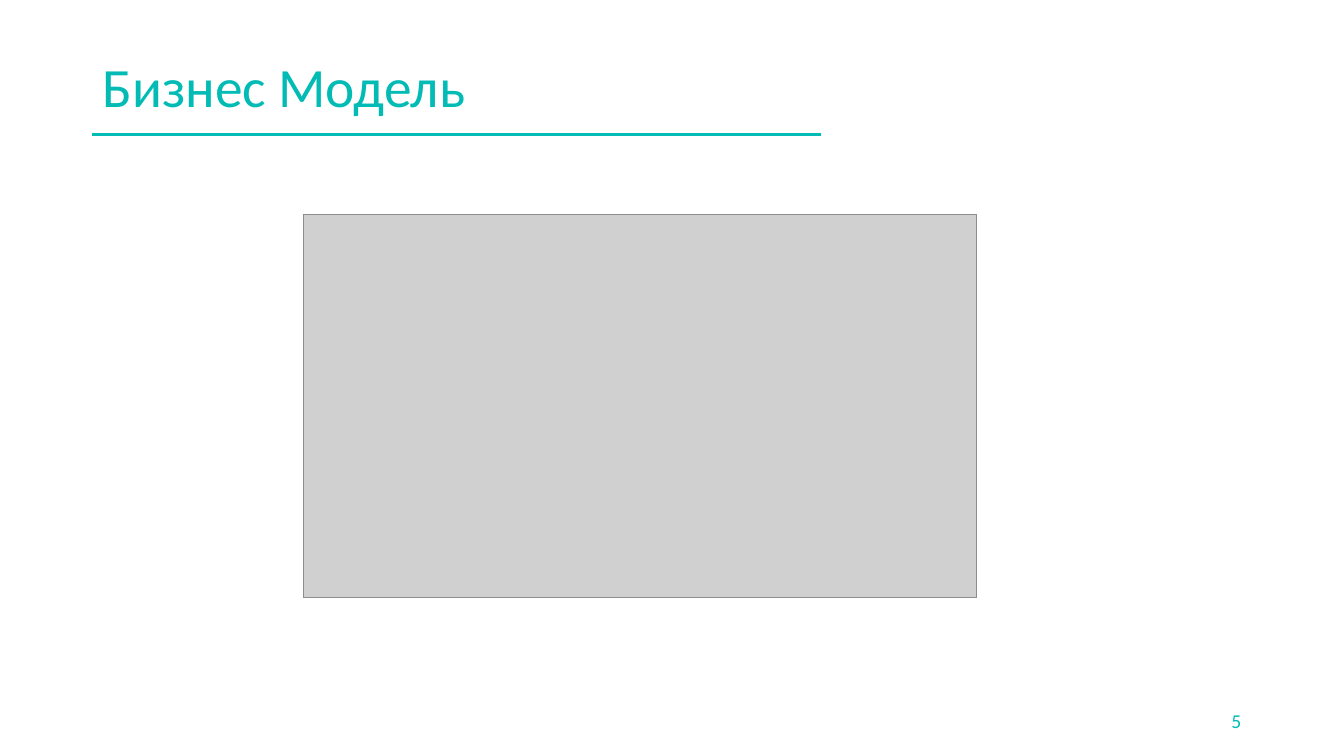
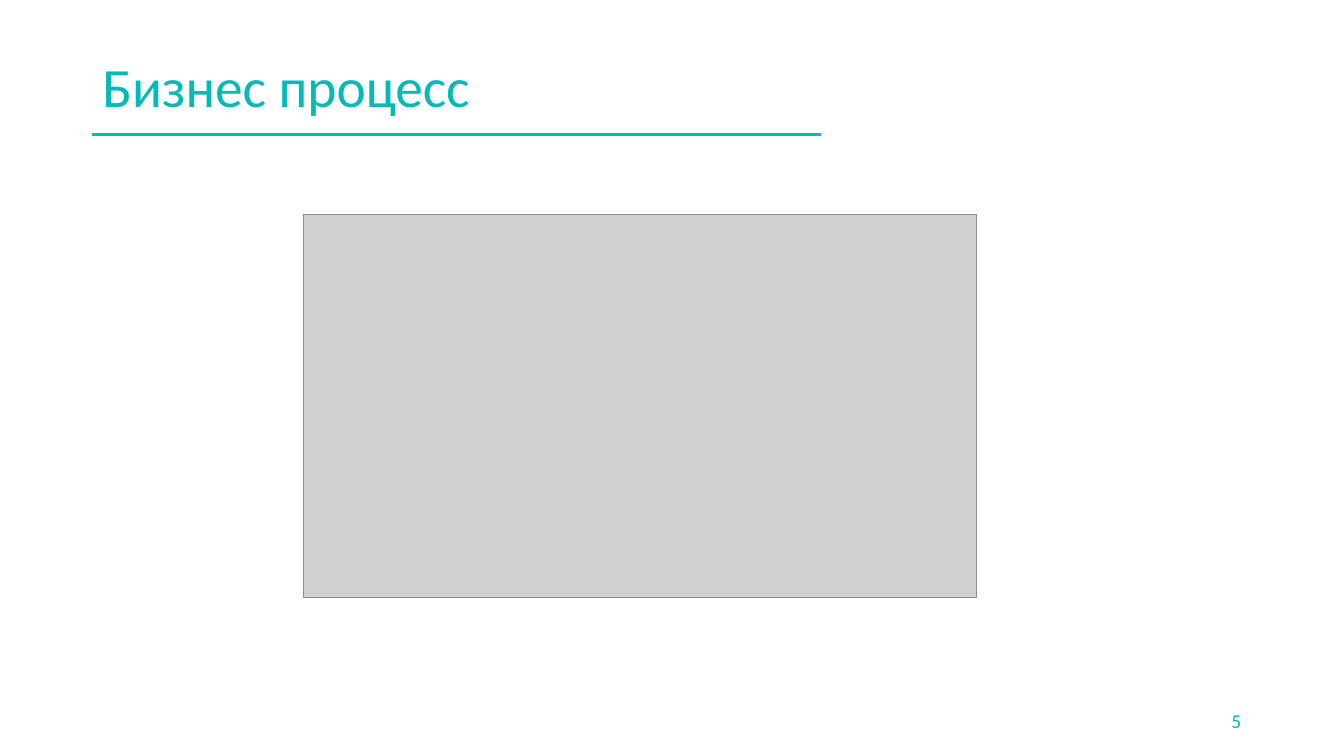
Before and after one commit to atomSkittlesTeam/atomicHunter, a slide deck: slide 5 of AtomicHunterProduct.pptx. Drawn at 1344x756 pixels with LibreOffice and Linux fonts; fonts in the diff are those of the drawing; grey boxes stand for pictures; background and template pictures are left out. Boxes give left, top, right and bottom in pixels: in the first picture for what was removed or moved away, otherwise in the second. Text is boxed around its words. In the diff, an @@ line names an element or a change of style, - is before the commit and + after.

```diff
--- a/AtomicHunterProduct.pptx
+++ b/AtomicHunterProduct.pptx
@@ title at <box>102,71,470,116</box>: text changed @@
-Бизнес Модель
+Бизнес процесс
```
Also in this commit, not shown: 5 other slides changed, 2 slides added, 1 slide removed.
